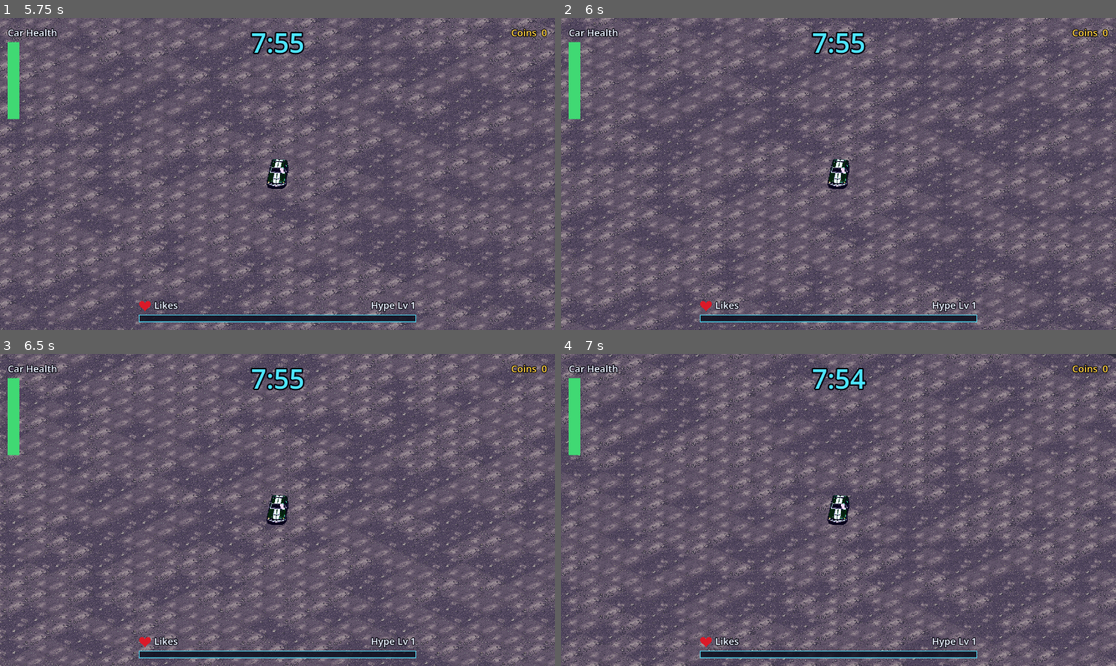
Above: before the commit, frames 1-4 (two rows, left to right).
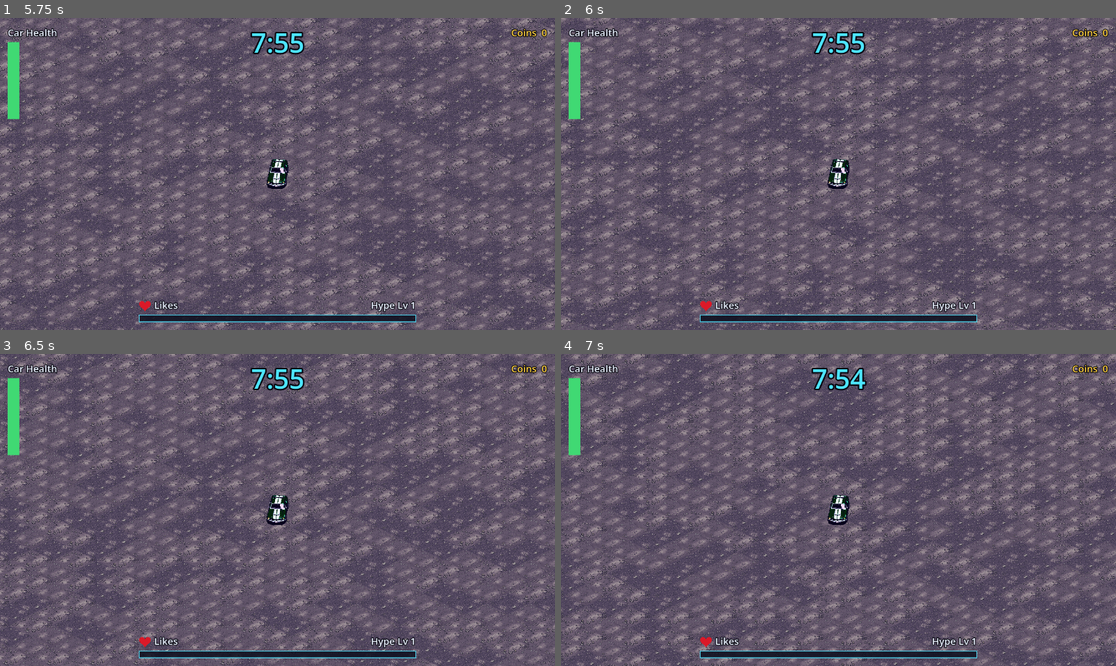
Above: after the commit, the same moments.

Repository: akyrat/solid-carbide-game
Game: Godot game, scene res://scenes/game/game.tscn
Two runs of this game, one before a commit and one after it. Both use one fixed random seed, a clock stepped at 60 frames per second and the inputs below.
Inputs (mouse positions are in pixels of both pictures, inside the frame that each line leads up to):
- Up to frame 1 (5.75 s): click "Start" at 0.5 s; tap Enter at 1.25, 4.25 s; move the mouse to (399, 158) at 1.27 s; hold D (car_steer_right) 1.28-2 s; tap Tab (toggle_tuning_panel) at 1.35 s; click (399, 158) at 1.42 s; drag from (166, 189) to (249, 236) at 2.02 s; tap Space at 2.75 s; move the mouse to (333, 105) at 2.77 s; hold D (car_steer_right) 2.78-3.5 s; hold Shift 2.78-3.5 s; drag from (249, 236) to (111, 127) at 3.52 s; move the mouse to (444, 220) at 4.27 s; hold A (car_steer_left) 4.28-5 s; tap Ctrl at 4.35 s; drag from (111, 127) to (194, 96) at 5.02 s
- Up to frame 2 (6 s): move the mouse to (866, 174) at 5.77 s; hold S (car_reverse) from 5.78 s (still down); tap V (toggle_view) at 5.85 s; click (866, 174) at 5.92 s
- Up to frame 3 (6.5 s): keep holding S (car_reverse)
- Up to frame 4 (7 s): release S (car_reverse) at 6.5 s; drag from (755, 432) to (727, 525) at 6.52 s

Frame 1 is identical in both runs. In frame 2, 22% of the frame differs, in the area x 0-100%, y 0-100%; in frame 3, 35%; in frame 4, 38%.

Commit message:
T-124 quick tuning (board): top forward speed halved, experiment
Co-Authored-By: Claude Opus 5.5 <noreply@anthropic.com>

Diff:
--- a/game/scripts/driving/car_tuning.gd
+++ b/game/scripts/driving/car_tuning.gd
@@ -16,7 +16,7 @@
 ## Body rotation rate before the sensitivity multiplier (degrees/s).
 var turn_speed := 202.0
 ## Top speed = forward_speed * top_speed_multiplier.
-var top_speed_multiplier := 3.0
+var top_speed_multiplier := 1.5
 ## Sets the ramp rate top / time, used for speeding up, braking and reverse (s).
 var time_to_top_speed := 2.3
 ## Coasting loses top speed * this per second.
@@ -77,7 +77,7 @@
 		"min": 4.0, "max": 25.0, "step": 0.1},
 	{"key": "top_speed_multiplier", "name": "Top speed multiplier", "unit": "x cruise",
 		"label": "Top speed as a multiple of cruise speed",
-		"tip": "Top speed = cruise speed x this. Game default: 11 x 3.0 = 33 units/s (Unity: 11 x 2.5 = 27.5).",
+		"tip": "Top speed = cruise speed x this. Game default: 11 x 1.5 = 16.5 units/s (board experiment 2026-10-14; was 3.0 = 33) (Unity: 11 x 2.5 = 27.5).",
 		"min": 1.0, "max": 4.0, "step": 0.05},
 	{"key": "time_to_top_speed", "name": "Time to top speed", "unit": "s",
 		"label": "Bigger = slower climb from cruise to top, and slower braking",
--- a/game/tests/unit/test_car_collisions.gd
+++ b/game/tests/unit/test_car_collisions.gd
@@ -123,6 +123,7 @@
 func test_bounce_at_top_speed_is_still_small() -> void:
 	_wall(Rect2(-10, -70, 20, 2))
 	var car = _car()
+	car.tuning.top_speed_multiplier = 3.0  # pinned at the pre-experiment top speed, 33
 	await _settle()
 	var impact := _drive_until_hit(car, 400)
 	assert_gt(impact, 30.0, "hit near top speed (33)")
@@ -133,6 +134,7 @@
 	# A wall to the car's left; the car drives up and to the left into it.
 	_wall(Rect2(-12, -40, 2, 80))
 	var car = _car()
+	car.tuning.top_speed_multiplier = 3.0  # pinned at the pre-experiment top speed, 33
 	car.model.rotation = deg_to_rad(-120.0)  # nose up and to the left
 	car.rotation = car.model.rotation
 	await _settle()
@@ -147,6 +149,7 @@
 func test_driving_away_after_a_hit_works_as_before() -> void:
 	_wall(Rect2(-10, -12, 20, 2))
 	var car = _car()
+	car.tuning.top_speed_multiplier = 3.0  # pinned at the pre-experiment top speed, 33
 	await _settle()
 	_drive_until_hit(car, 200)
 	# Reverse away: S snaps to reverse cruise speed and climbs as on open ground.
--- a/game/tests/unit/test_drift_model.gd
+++ b/game/tests/unit/test_drift_model.gd
@@ -236,12 +236,12 @@
 		assert_almost_eq(r.forward_speed(), -TOP, 1e-6, "reverse, heading %d" % k)
 
 
-func test_default_tuning_holding_w_reaches_top_speed_33() -> void:
+func test_default_tuning_holding_w_reaches_top_speed_16_5() -> void:
 	var m = CarModel.new()
 	m.dt = DT
-	assert_almost_eq(m.tuning.top_speed(), 33.0, 1e-9)
+	assert_almost_eq(m.tuning.top_speed(), 16.5, 1e-9)
 	m.step(true, false, 0.0)
 	assert_almost_eq(m.forward_speed(), 11.0, 1e-9, "jump to cruise stays 11")
 	for i in 300:
 		m.step(true, false, 0.0)
-	assert_almost_eq(m.forward_speed(), 33.0, 33.0 / 2.3 * DT, "top speed 3.0 x 11 within one step")
+	assert_almost_eq(m.forward_speed(), 16.5, 16.5 / 2.3 * DT, "top speed 1.5 x 11 (board experiment 2026-10-14) within one step")
--- a/game/tests/unit/test_drift_prototype.gd
+++ b/game/tests/unit/test_drift_prototype.gd
@@ -92,10 +92,10 @@
 func test_defaults_equal_unity_values_except_top_speed() -> void:
 	var t = CarTuning.new()
 	for key in UNITY_VALUES:
-		var expected: float = 3.0 if key == "top_speed_multiplier" else UNITY_VALUES[key]
+		var expected: float = 1.5 if key == "top_speed_multiplier" else UNITY_VALUES[key]
 		assert_almost_eq(float(t.get(key)), expected, 1e-12, key)
 	assert_almost_eq(t.forward_speed, 11.0, 1e-12)
-	assert_almost_eq(t.top_speed(), 33.0, 1e-12)
+	assert_almost_eq(t.top_speed(), 16.5, 1e-12)
 	assert_almost_eq(t.turn_rate(), 191.9, 1e-9)
 	for key in UNITY_VALUES:
 		assert_almost_eq(float(CarTuning.unity_values()[key]), UNITY_VALUES[key], 1e-12, "unity_values %s" % key)
@@ -157,7 +157,7 @@
 
 
 func _game_value(key: String) -> float:
-	return 3.0 if key == "top_speed_multiplier" else UNITY_VALUES[key]
+	return 1.5 if key == "top_speed_multiplier" else UNITY_VALUES[key]
 
 
 func test_reset_restores_every_game_value() -> void:
@@ -171,7 +171,7 @@
 	for key in UNITY_VALUES:
 		assert_almost_eq(float(p.car.tuning.get(key)), _game_value(key), 1e-12, "%s reset" % key)
 		assert_almost_eq(p.panel.sliders[key].value, _game_value(key), 1e-6, "%s slider reset" % key)
-	assert_almost_eq(p.car.tuning.top_speed_multiplier, 3.0, 1e-12)
+	assert_almost_eq(p.car.tuning.top_speed_multiplier, 1.5, 1e-12)
 	assert_almost_eq(p.zoom, 14.4, 1e-12)
 	assert_almost_eq(p.panel.sliders["camera_zoom"].value, 14.4, 1e-6)
 	assert_true(p.physics_interpolation, "interpolation back on")
Not shown, changed: tasks/T-124-camera-checkboxes.md
